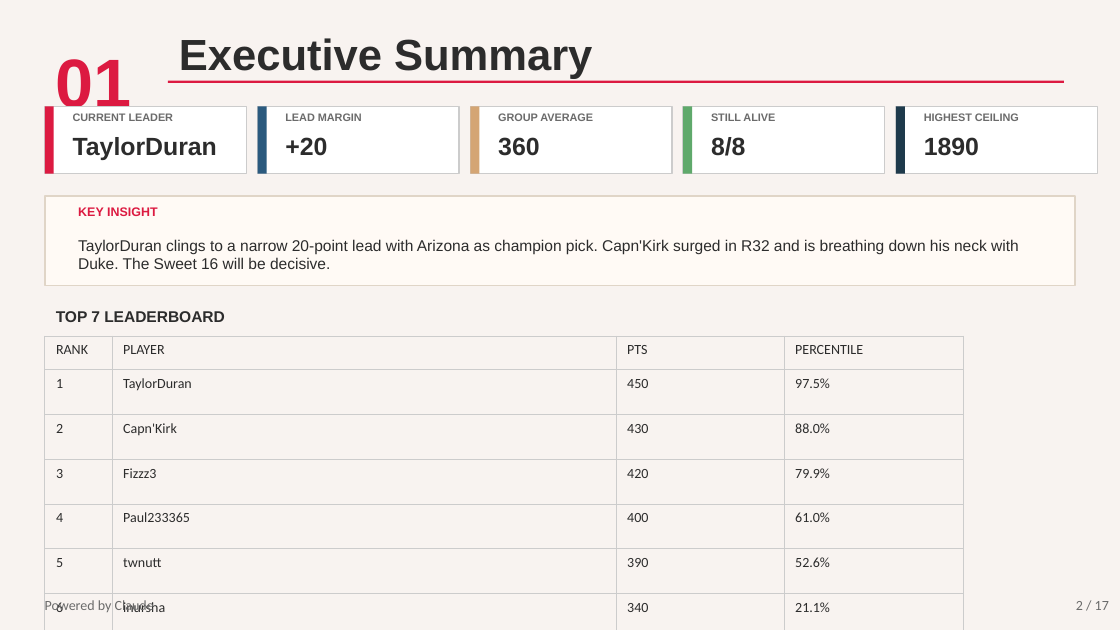
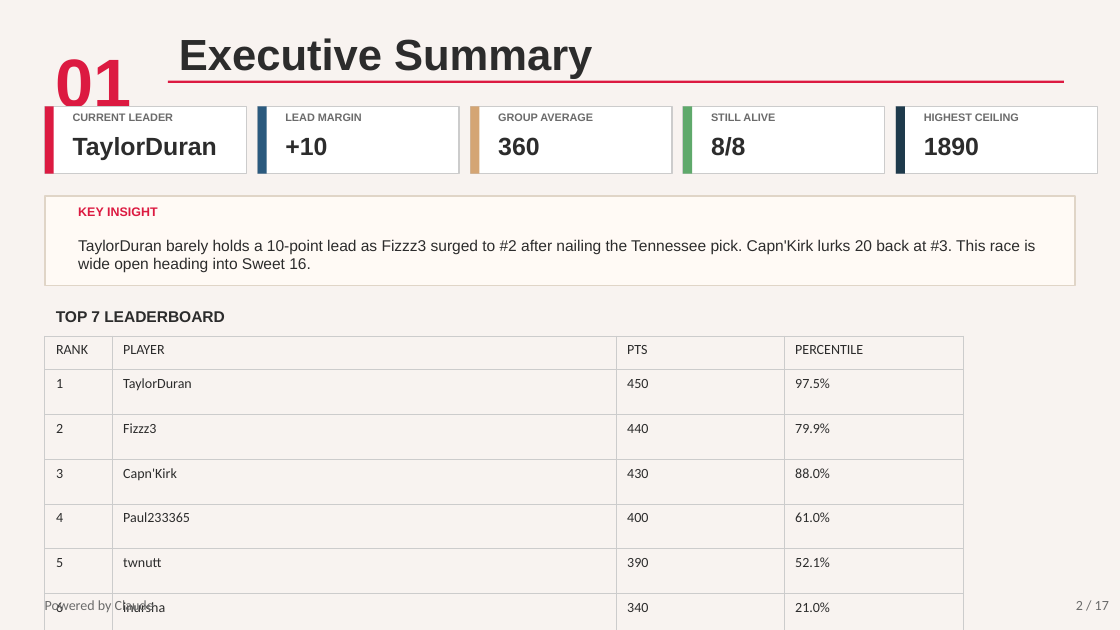
Before and after one commit to tdswim/Elons-Plugs-2026, a slide deck: slide 2 of Elons_Plugs_Deck.pptx. Drawn at 1120x630 pixels with LibreOffice and Linux fonts; fonts in the diff are those of the drawing. Boxes give left, top, right and bottom in pixels: in the first picture for what was removed or moved away, otherwise in the second. Text is boxed around its words. In the diff, an @@ line names an element or a change of style, - is before the commit and + after.

```diff
--- a/Elons_Plugs_Deck.pptx
+++ b/Elons_Plugs_Deck.pptx
@@ text at box(285, 137, 327, 156): text changed @@
-+20
++10
@@ text at box(78, 239, 1035, 273): text changed @@
-TaylorDuran clings to a narrow 20-point lead with Arizona as champion pick. Capn'Kirk surged in R32 and is breathing down his neck with Duke. The Sweet 16 will be decisive.
+TaylorDuran barely holds a 10-point lead as Fizzz3 surged to #2 after nailing the Tennessee pick. Capn'Kirk lurks 20 back at #3. This race is wide open heading into Sweet 16.
@@ table at box(45, 336, 963, 616) @@
-row 3: 2 | Capn'Kirk | 430 | 88.0%
+row 3: 2 | Fizzz3 | 440 | 79.9%
-row 4: 3 | Fizzz3 | 420 | 79.9%
+row 4: 3 | Capn'Kirk | 430 | 88.0%
-row 6, column 4: 52.6%
+row 6, column 4: 52.1%
-row 7, column 4: 21.1%
+row 7, column 4: 21.0%
-row 8, column 4: 21.1%
+row 8, column 4: 21.0%
```
Also in this commit, not shown: 9 other slides changed, 1 other file.
